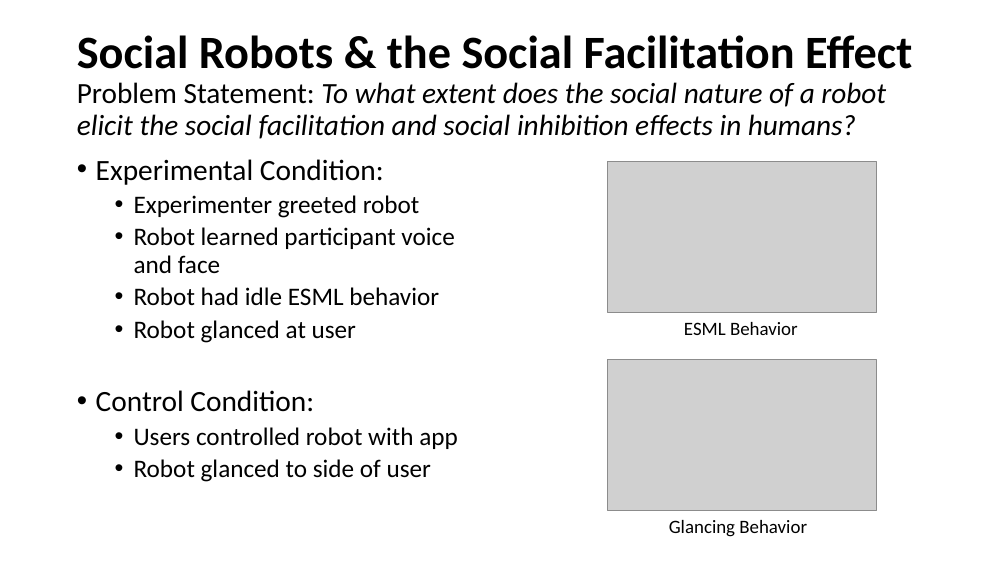
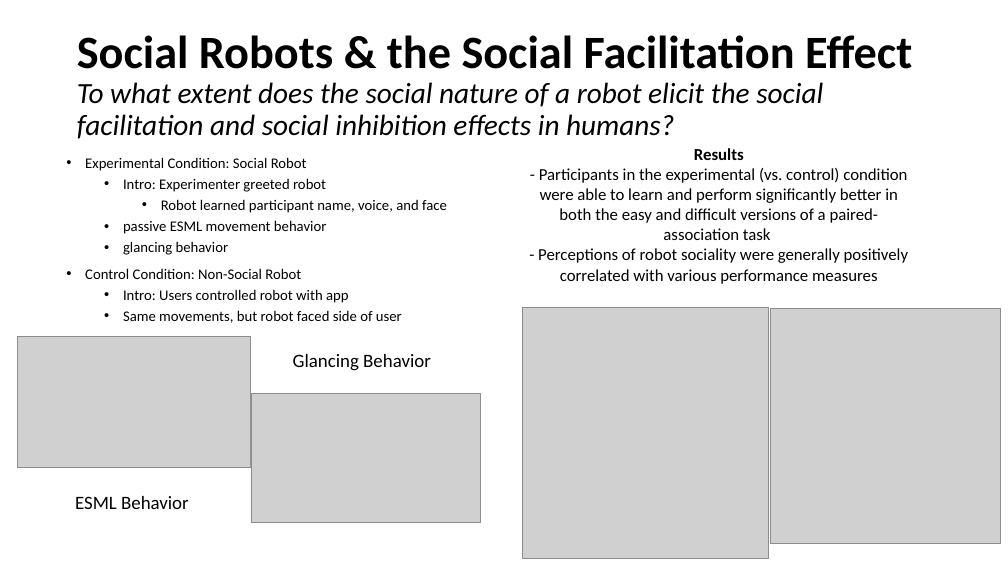
Before and after one commit to asprout/Boxhead, a slide deck: slide 1 of Summary_Slide.pptx. Drawn at 1008x567 pixels with LibreOffice and Linux fonts; fonts in the diff are those of the drawing; grey boxes stand for pictures. Boxes give left, top, right and bottom in pixels: in the first picture for what was removed or moved away, otherwise in the second. Text is boxed around its words. In the diff, an @@ line names an element or a change of style, - is before the commit and + after.

Commit message:
Add files via upload
edited summary slide

```diff
--- a/Summary_Slide.pptx
+++ b/Summary_Slide.pptx
@@ title at [77, 35, 912, 139]: text changed @@
-Social Robots & the Social Facilitation Effect
-Problem Statement: To what extent does the social nature of a robot elicit the social facilitation and social inhibition effects in humans?
+Social Robots & the Social Facilitation Effect
+To what extent does the social nature of a robot elicit the social facilitation and social inhibition effects in humans?
@@ text added at [538, 148, 908, 284], 16 pt, text #000000 @@
+Results
+- Participants in the experimental (vs. control) condition were able to learn and perform significantly better in both the easy and difficult versions of a paired-association task
+- Perceptions of robot sociality were generally positively correlated with various performance measures
@@ text at [85, 157, 447, 323]: text changed; size 24 to 14 pt @@
-• Experimental Condition:
-  • Experimenter greeted robot
-  • Robot learned participant voice and face
-  • Robot had idle ESML behavior
-  • Robot glanced at user
-• Control Condition:
-  • Users controlled robot with app
-  • Robot glanced to side of user
+• Experimental Condition: Social Robot
+  • Intro: Experimenter greeted robot
+    • Robot learned participant name, voice, and face
+  • passive ESML movement behavior
+  • glancing behavior
+• Control Condition: Non-Social Robot
+  • Intro: Users controlled robot with app
+  • Same movements, but robot faced side of user
@@ picture added at [523, 307, 769, 558] @@
@@ picture added at [770, 309, 1000, 544] @@
@@ picture: place and size @@
-picture at [608, 161, 877, 312]
+picture at [17, 337, 251, 468]
@@ text "Glancing Behavior": place and size @@
-text "Glancing Behavior" at [669, 520, 807, 537]
+text "Glancing Behavior" at [293, 354, 431, 371]
@@ picture: place and size @@
-picture at [608, 360, 877, 511]
+picture at [251, 393, 481, 523]
@@ text "ESML Behavior": place and size @@
-text "ESML Behavior" at [684, 322, 798, 335]
+text "ESML Behavior" at [75, 496, 189, 509]
```
